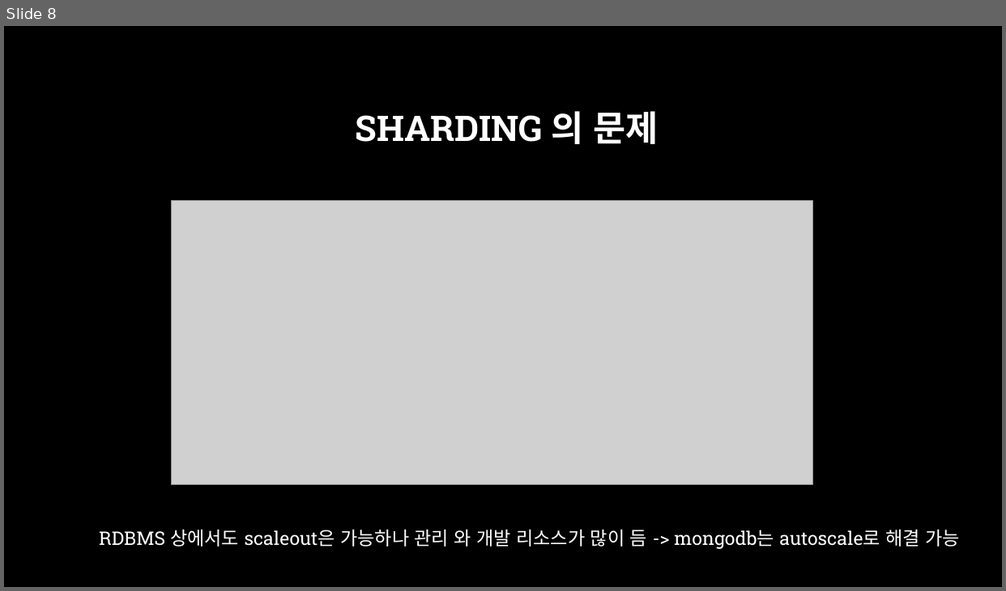
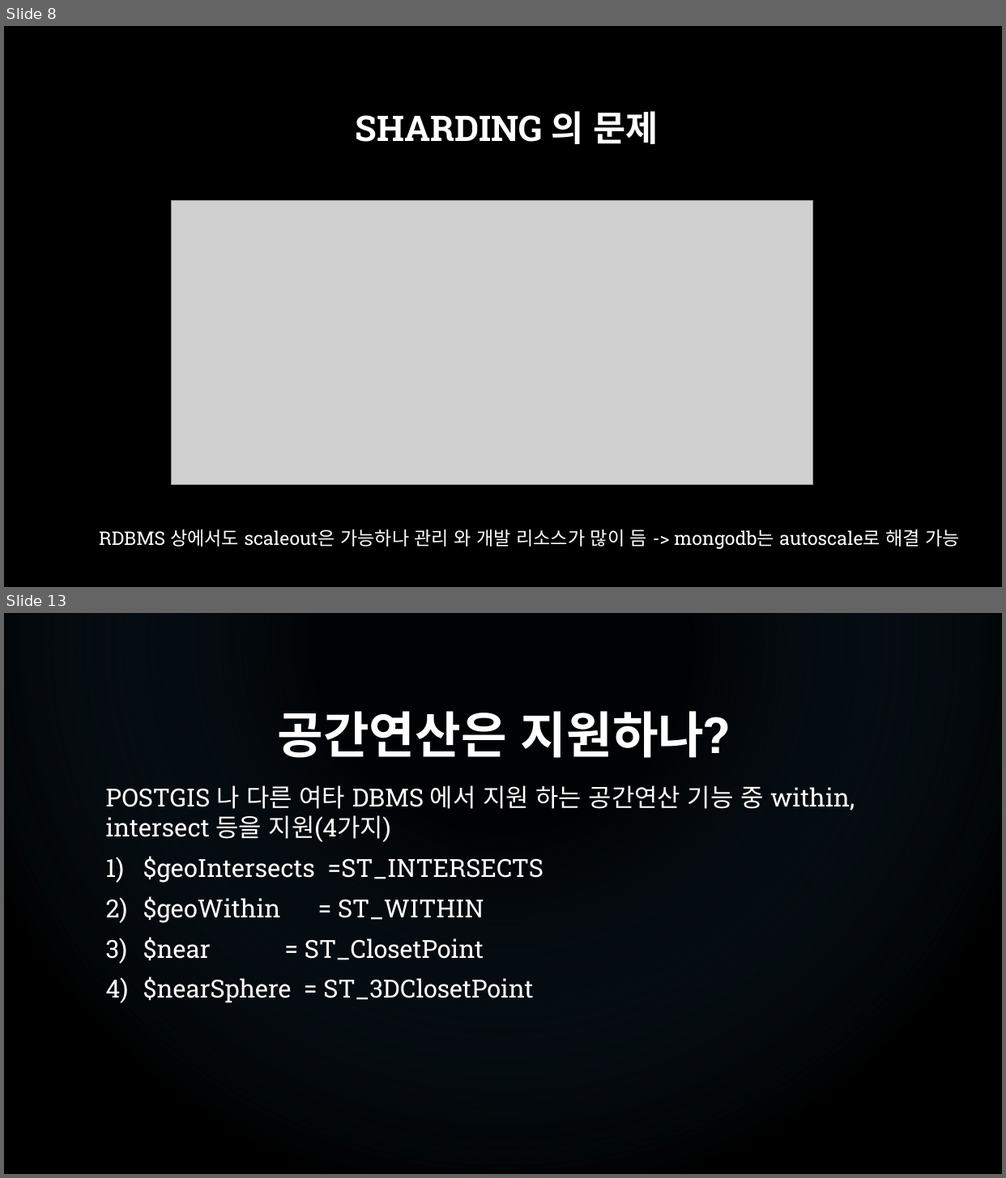
Before and after one commit to aliasgis/OSGEO, a slide deck: Mongodb 와 공간정보.pptx. Shown one above the other, each under a label of ours: slide 8 before the commit, slides 8 and 13 after it; the slides between them are not shown. The pictures are 1006x591 and 1006x1178 pixels, drawn with LibreOffice and Linux fonts; fonts in the diff are those of the drawing; grey boxes stand for pictures; background and template pictures are left out. Boxes give left, top, right and bottom in pixels: in the first picture for what was removed or moved away, otherwise in the second. Text is boxed around its words. In the diff, an @@ line names an element or a change of style, - is before the commit and + after.

```diff
--- a/Mongodb 와 공간정보.pptx
+++ b/Mongodb 와 공간정보.pptx
@@ slide 13 added at [4, 613, 1002, 1174], background picture (left out) @@
@@ rectangle added at [4, 613, 1002, 1174], fill gradient #1F445F to #000000 @@
@@ title added at [278, 711, 728, 758], 48 pt, text #FFFFFF, bold @@
+공간연산은 지원하나?
@@ text added at [106, 786, 854, 1003], 24 pt, text #FFFFFF @@
+POSTGIS 나 다른 여타 DBMS 에서 지원 하는 공간연산 기능 중 within, intersect 등을 지원(4가지)
+1) $geoIntersects =ST_INTERSECTS
+2) $geoWithin = ST_WITHIN
+3) $near = ST_ClosetPoint
+4) $nearSphere = ST_3DClosetPoint
```
Also in this commit, not shown: 2 slides changed, 10 other slides added.
